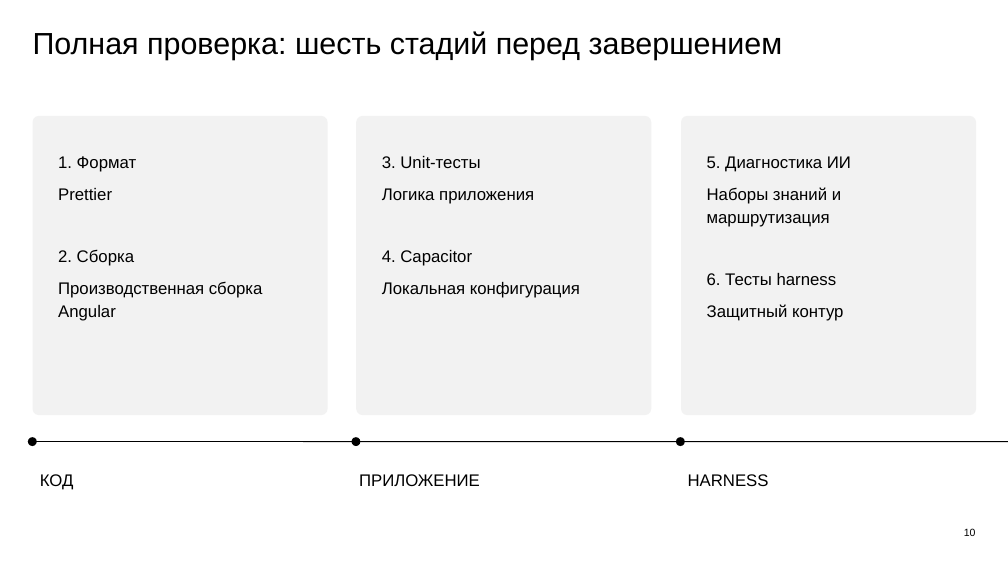
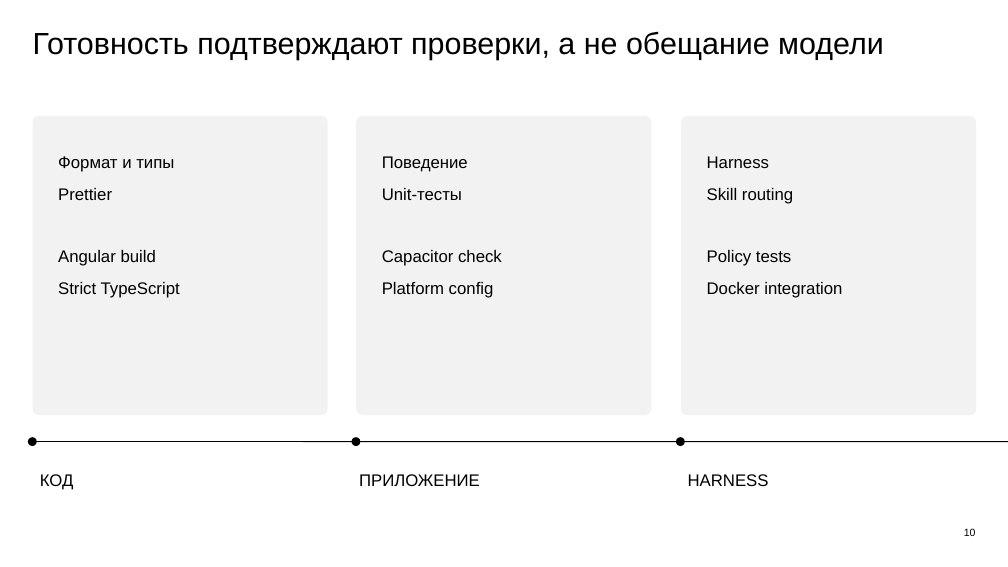
Before and after one commit to Vlodzimej/iona, a slide deck: slide 10 of docs/presentation/ionic-llm-harness-overview.pptx. Drawn at 1008x567 pixels with LibreOffice and Linux fonts; fonts in the diff are those of the drawing. Boxes give left, top, right and bottom in pixels: in the first picture for what was removed or moved away, otherwise in the second. Text is boxed around its words. In the diff, an @@ line names an element or a change of style, - is before the commit and + after.

Commit message:
feat(harness): harden local model visual workflows

```diff
--- a/docs/presentation/ionic-llm-harness-overview.pptx
+++ b/docs/presentation/ionic-llm-harness-overview.pptx
@@ text at (x1=33, y1=31, x2=884, y2=60): text changed @@
-Полная проверка: шесть стадий перед завершением
+Готовность подтверждают проверки, а не обещание модели
@@ text at (x1=58, y1=156, x2=174, y2=172): text changed @@
-1. Формат
+Формат и типы
@@ text at (x1=382, y1=156, x2=502, y2=298): text changed @@
-3. Unit-тесты
-Логика приложения
-4. Capacitor
-Локальная конфигурация
+Поведение
+Unit-тесты
+Capacitor check
+Platform config
@@ text at (x1=707, y1=156, x2=842, y2=298): text changed @@
-5. Диагностика ИИ
-Наборы знаний и маршрутизация
-6. Тесты harness
-Защитный контур
+Harness
+Skill routing
+Policy tests
+Docker integration
@@ text at (x1=58, y1=250, x2=180, y2=298): text changed @@
-2. Сборка
-Производственная сборка Angular
+Angular build
+Strict TypeScript
```
Also in this commit, not shown: 9 other slides changed, 5 slides added, 5 slides removed, 36 other files.
